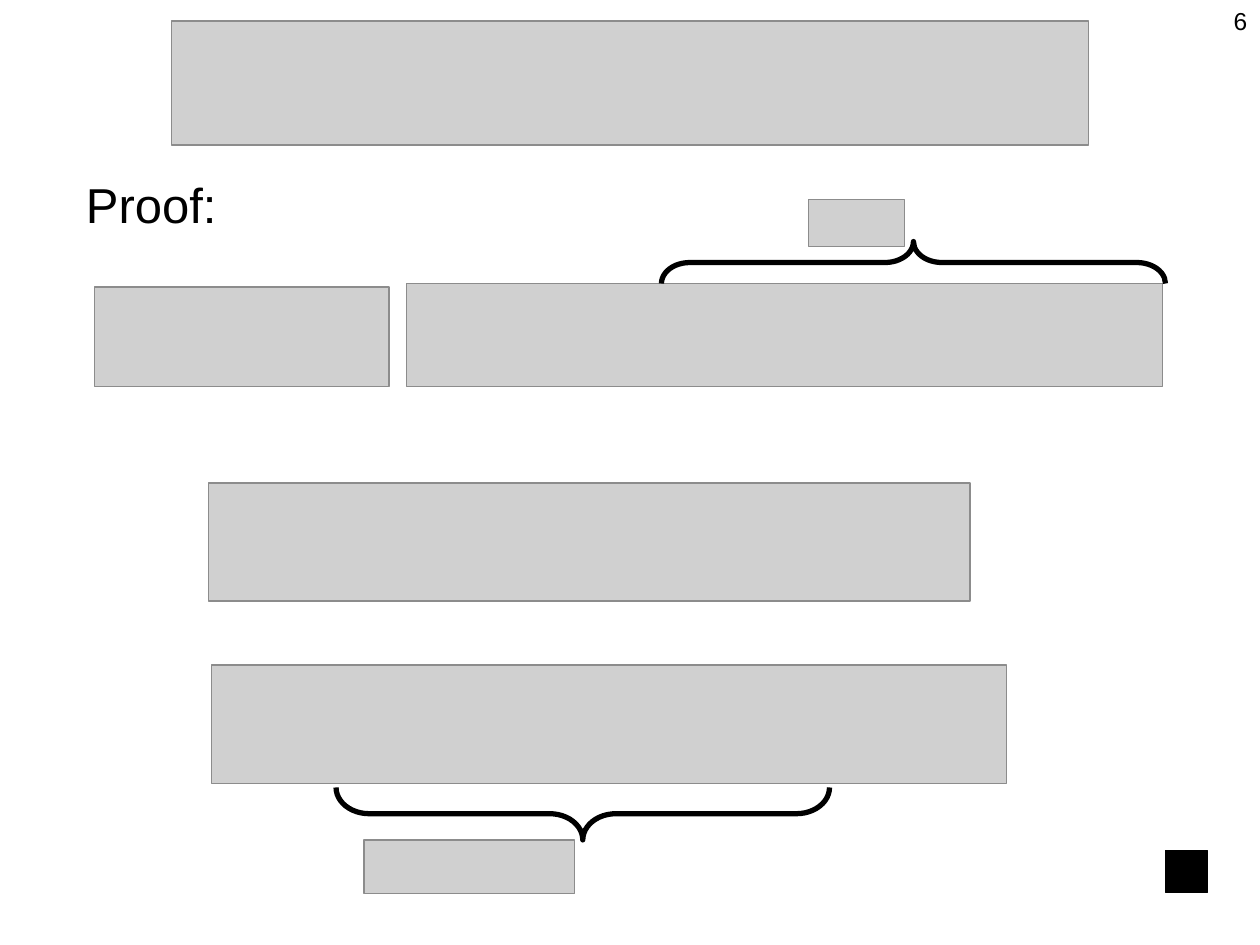
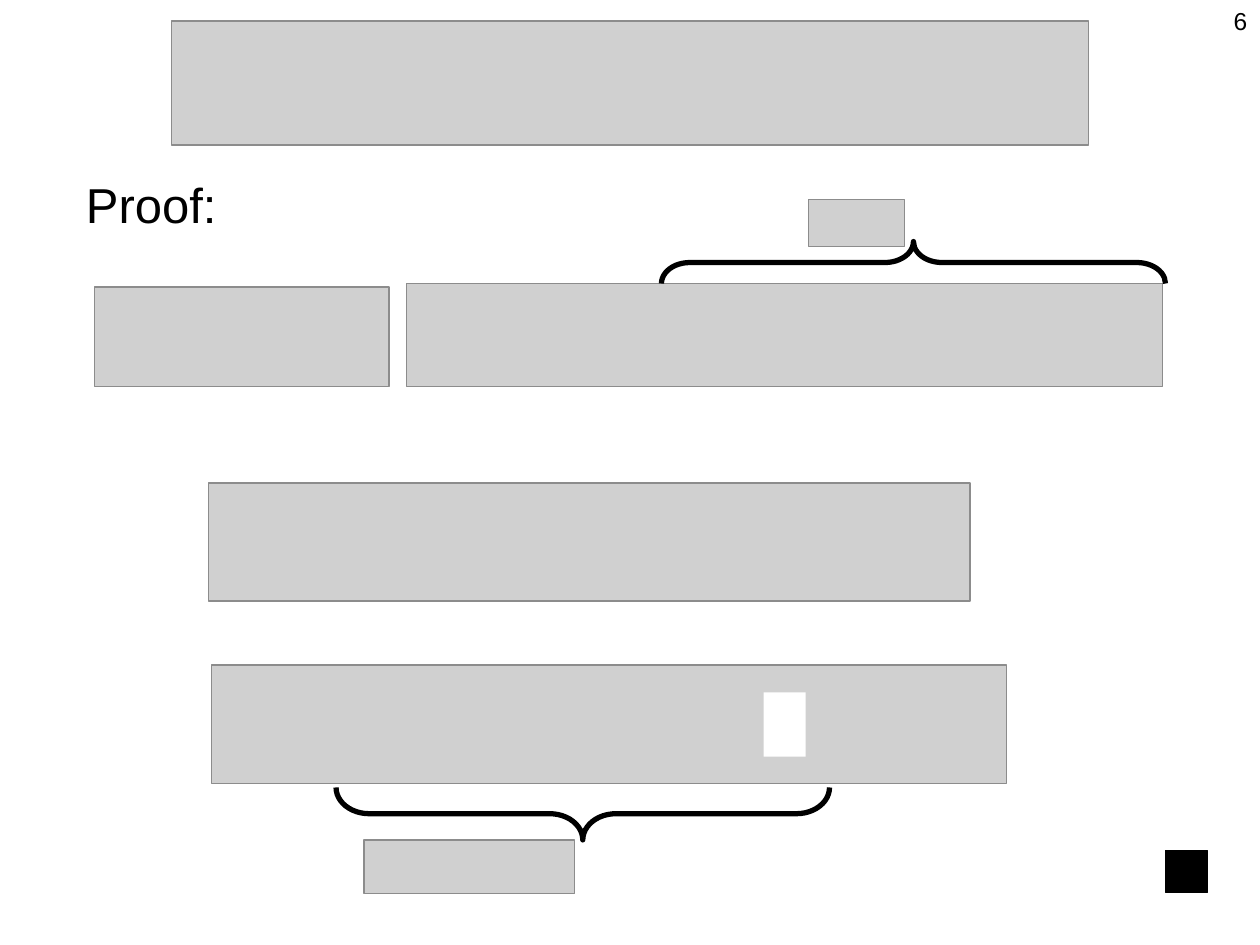
Before and after one commit to Berkeley-ME233/Berkeley-ME233.github.io, a slide deck: slide 6 of static/ME233_Sp16_L13_Frequency-Shaped_LQR.pptx. Drawn at 1260x945 pixels with LibreOffice and Linux fonts; fonts in the diff are those of the drawing; grey boxes stand for pictures. Boxes give left, top, right and bottom in pixels: in the first picture for what was removed or moved away, otherwise in the second. Text is boxed around its words. In the diff, an @@ line names an element or a change of style, - is before the commit and + after.

```diff
--- a/static/ME233_Sp16_L13_Frequency-Shaped_LQR.pptx
+++ b/static/ME233_Sp16_L13_Frequency-Shaped_LQR.pptx
@@ rectangle added at (x1=764, y1=692, x2=805, y2=756), fill #FFFFFF @@
```
Also in this commit, not shown: 1 other file.
